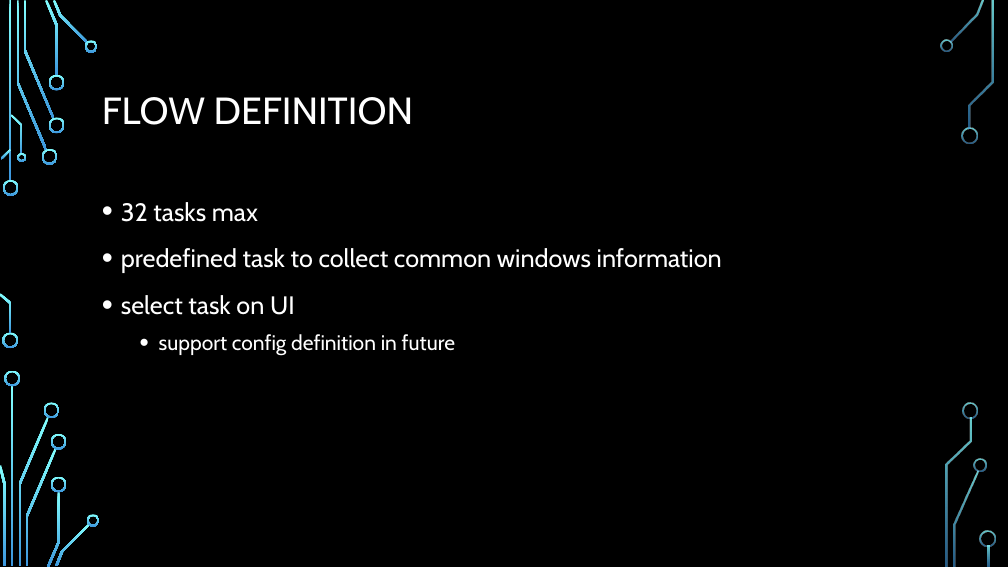
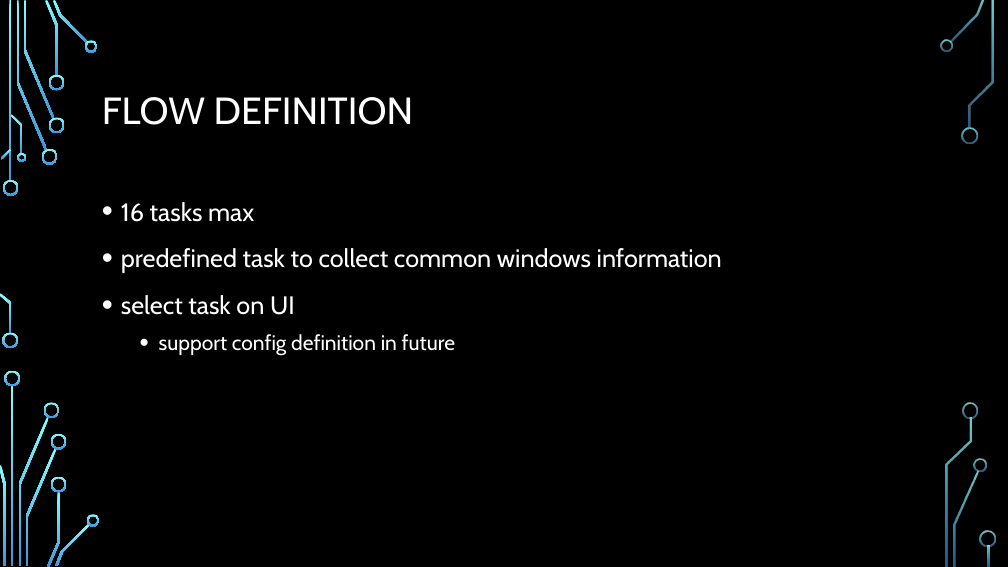
Before and after one commit to smokingpc/ddt, a slide deck: slide 8 of doc/Overview.pptx. Drawn at 1008x567 pixels with LibreOffice and Linux fonts; fonts in the diff are those of the drawing; background and template pictures are left out. Boxes give left, top, right and bottom in pixels: in the first picture for what was removed or moved away, otherwise in the second. Text is boxed around its words. In the diff, an @@ line names an element or a change of style, - is before the commit and + after.

```diff
--- a/doc/Overview.pptx
+++ b/doc/Overview.pptx
@@ text at bbox=[121, 202, 254, 222]: text changed @@
-• 32 tasks max
+• 16 tasks max
```
Also in this commit, not shown: 1 other file.
